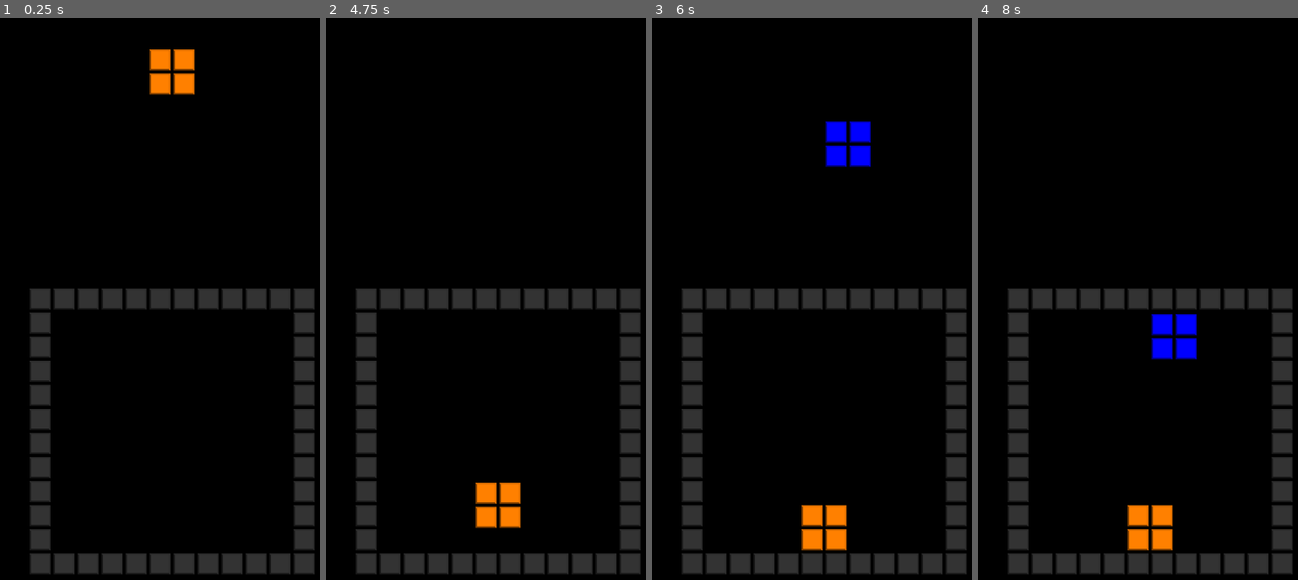
Above: before the commit, frames 1-4 (left to right).
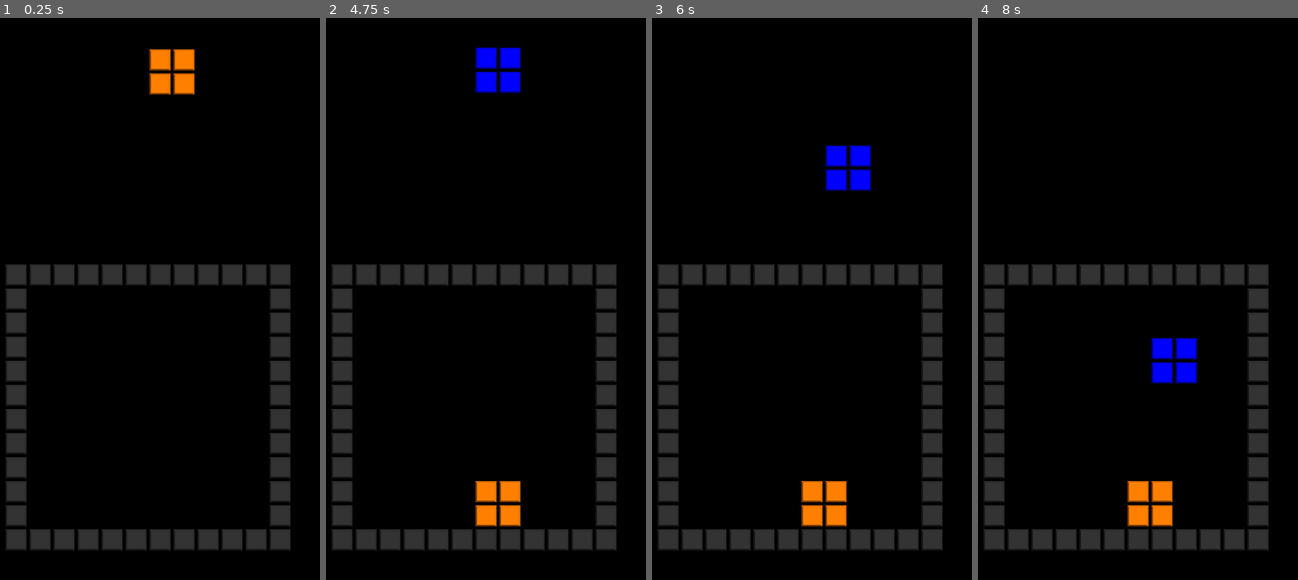
Above: after the commit, the same moments.

Repository: danielcannell/rotatris
Game: Godot game, scene res://Main.tscn
The game is run twice, just before and just after one commit, with the same random seed, the same clock (stepped at 60 frames per second) and the same inputs.
Inputs:
- Up to frame 1 (0.25 s): no input
- Up to frame 2 (4.75 s): hold Right (move_right) 0.53-1.28 s; tap Down (rotate_ccw) at 0.6, 2.1, 3.6 s; hold Left (move_left) 1.28-2.03 s; tap Up (rotate_cw) at 1.35, 2.85, 4.35 s; hold Right (move_right) 2.03-3.53 s; hold Left (move_left) from 3.53 s (still down)
- Up to frame 3 (6 s): tap Down (rotate_ccw) at 5.1 s; release Left (move_left) at 5.78 s; hold Right (move_right) from 5.78 s (still down); tap Up (rotate_cw) at 5.85 s
- Up to frame 4 (8 s): keep holding Right (move_right); tap Down (rotate_ccw) at 6.6 s; tap Up (rotate_cw) at 7.35 s

The runs differ from the first frame. In frame 1, 18% of the frame differs, in the area x 1-99%, y 43-99%; in frame 2, 20%; in frame 3, 20%, in the area x 1-99%, y 18-99%; in frame 4, 20%.

Commit message:
Fix boundary position

Diff:
--- a/Block.gd
+++ b/Block.gd
@@ -169,13 +169,13 @@
             return false
 
         # Check if this square is leaving the grid bounds
-        if step[0] > 0 and c[0] > Globals.GRID_HALF_WIDTH:
-            return false
-        if step[0] < 0 and c[0] <= -Globals.GRID_HALF_WIDTH:
-            return false
-        if step[1] > 0 and c[1] > Globals.GRID_HALF_WIDTH:
-            return false
-        if step[1] < 0 and c[1] <= -Globals.GRID_HALF_WIDTH:
+        if step[0] > 0 and c[0] >= Globals.GRID_HALF_WIDTH:
+            return false
+        if step[0] < 0 and c[0] < -Globals.GRID_HALF_WIDTH:
+            return false
+        if step[1] > 0 and c[1] >= Globals.GRID_HALF_WIDTH:
+            return false
+        if step[1] < 0 and c[1] < -Globals.GRID_HALF_WIDTH:
             return false
 
     return true
--- a/Boundary.gd
+++ b/Boundary.gd
@@ -20,11 +20,11 @@
 
 func update_shape():
     var half = Globals.GRID_HALF_WIDTH
-    make_wall(center + Vector2(-half, half+1) * Globals.BLOCK_SIZE, Vector2(1, 0), Globals.GRID_WIDTH+2)
-    make_wall(center + Vector2(-half, -half) * Globals.BLOCK_SIZE, Vector2(1, 0), Globals.GRID_WIDTH+2)
+    make_wall(center + Vector2(-half - 1, half) * Globals.BLOCK_SIZE, Vector2(1, 0), Globals.GRID_WIDTH+2)
+    make_wall(center + Vector2(-half - 1, -half - 1) * Globals.BLOCK_SIZE, Vector2(1, 0), Globals.GRID_WIDTH+2)
 
-    make_wall(center + Vector2(half+1, -half) * Globals.BLOCK_SIZE, Vector2(0, 1), Globals.GRID_WIDTH+2)
-    make_wall(center + Vector2(-half, -half) * Globals.BLOCK_SIZE, Vector2(0, 1), Globals.GRID_WIDTH+2)
+    make_wall(center + Vector2(half, -half - 1) * Globals.BLOCK_SIZE, Vector2(0, 1), Globals.GRID_WIDTH+2)
+    make_wall(center + Vector2(-half - 1, -half - 1) * Globals.BLOCK_SIZE, Vector2(0, 1), Globals.GRID_WIDTH+2)
 
 
 # Called every frame. 'delta' is the elapsed time since the previous frame.
